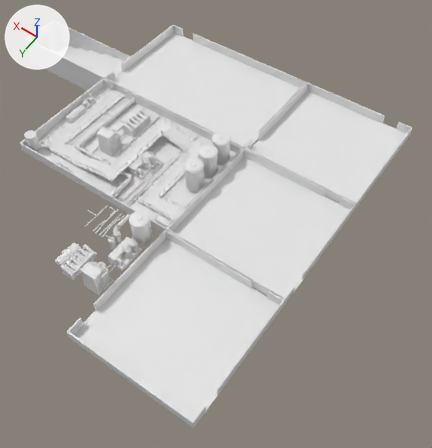
Before and after pictures for a commit that changed the Blender file 3D Related/Blend/MachineRoom.blend.
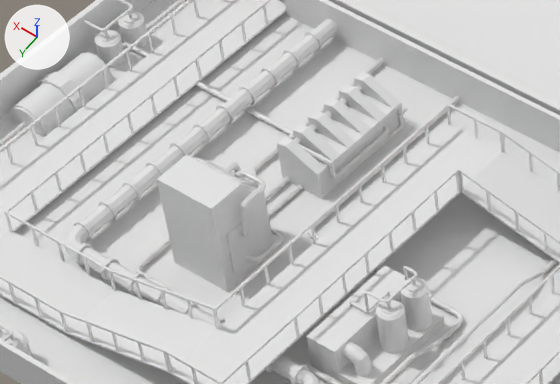
There are two pictures of each version: one whole from a 50 mm lens placed at (-23.2, 71.9, 45.9), pointed at (4.6, 33.0, -15.4), one close up on the part from 14% to 43% of the width and 21% to 40% of the height. The axes (+X, +Y, +Z) are drawn at upper left. The lights are the same throughout.

The scene before the commit, as lines of its bpy script (objects in view):
```python
ob_cylinder_005 = bpy.data.objects.new('Cylinder.005', me_cylinder_006)
ob_cylinder_005.location = (12.71, 29.66, -9.87)
ob_cylinder_005.rotation_euler = (-1.571, 1.571, 0.0)  # degrees (-90, 90, 0)
ob_cylinder_005.scale = (0.0677, 0.0677, 0.492)
ob_cylinder_009 = bpy.data.objects.new('Cylinder.009', me_cylinder_033)
ob_cylinder_009.location = (22.14, 35.88, -9.87)
ob_cylinder_009.rotation_euler = (-1.571, 1.571, 0.0)  # degrees (-90, 90, 0)
ob_cylinder_010 = bpy.data.objects.new('Cylinder.010', me_cylinder_034)
ob_cylinder_010.location = (22.14, 31.86, -9.87)
ob_cylinder_010.rotation_euler = (-1.571, 1.571, 0.0)  # degrees (-90, 90, 0)
ob_cylinder_010.scale = (1.0, 1.0, 1.04)
ob_cylinder_011 = bpy.data.objects.new('Cylinder.011', me_cylinder_035)
ob_cylinder_011.location = (22.14, 27.86, -9.87)
ob_cylinder_011.rotation_euler = (-1.571, 1.571, 0.0)  # degrees (-90, 90, 0)
ob_cylinder_012 = bpy.data.objects.new('Cylinder.012', me_cylinder_040)
ob_cylinder_012.location = (22.14, 23.86, -9.87)
ob_cylinder_012.rotation_euler = (-1.571, 1.571, 0.0)  # degrees (-90, 90, 0)
# also in view: 'StairwayStairs' at (13.9, 28.2, -8.9); 'Cylinder.021' at (28.9, 32.1, -9.6); 'Stairway2M.014' at (26.9, 27.2, -9.4); 'Stairway2M.007' at (16.9, 31.2, -8.5); 'RectangleRoom1' at (17.9, 17.0, -9.3)
```
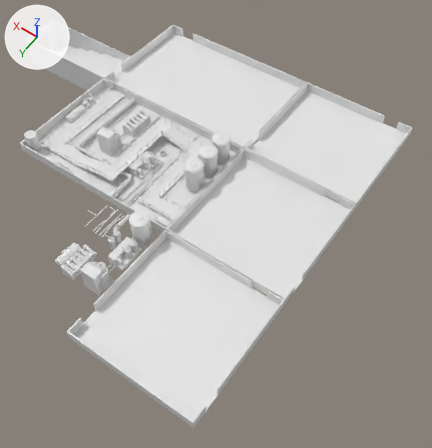
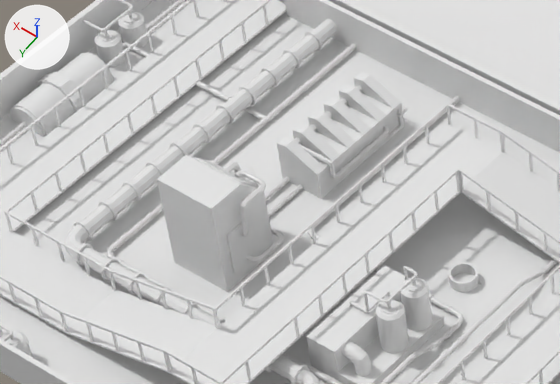
Where the change shows, as pixel boxes [x1, y1, x2, y2] in the close-ups (560 x 384 px):
'Cylinder.011', moved
    before: [252, 95, 340, 171]
    after: [220, 80, 312, 159]
'Cylinder.047', added
    after: [448, 262, 479, 292]
'Cylinder.009', moved
    before: [136, 250, 159, 284]
    after: [107, 234, 129, 268]
'Cylinder.012', moved
    before: [337, 58, 384, 95]
    after: [310, 44, 356, 84]
'Cylinder.010', moved
    before: [154, 238, 170, 253]
    after: [126, 155, 223, 238]

What changed in the scene script:
```text
Add me_cylinder_013:
    me_cylinder_013.from_pydata(...)  # 64 vertices, 48 faces; spans x 0.45..1.292, y -0.421..0.421, z -1.131..-0.776
Change ob_cylinder_009:
    ob_cylinder_009.location: (22.14, 35.88, -9.87) -> (23.24, 35.88, -9.87)
Change ob_cylinder_010:
    ob_cylinder_010.location: (22.14, 31.86, -9.87) -> (23.24, 31.86, -9.87)
Change ob_cylinder_011:
    ob_cylinder_011.location: (22.14, 27.86, -9.87) -> (23.24, 27.86, -9.87)
Change ob_cylinder_012:
    ob_cylinder_012.location: (22.14, 23.86, -9.87) -> (23.24, 23.86, -9.87)
Add ob_cylinder_047:
    ob_cylinder_047 = bpy.data.objects.new('Cylinder.047', me_cylinder_013)
    ob_cylinder_047.location = (13.52, 31.09, -8.9)
```
